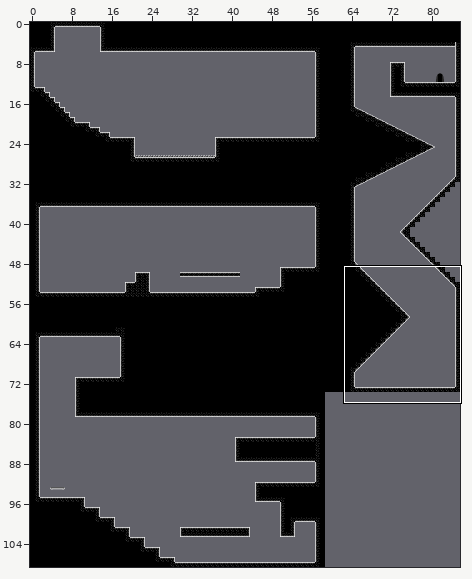
One commit to this Tiled map: assets/Data/Map/redzone.tmx. The first picture is a wide view before the edit; the outline marks the close-up.
Close-up. First the earlier version:
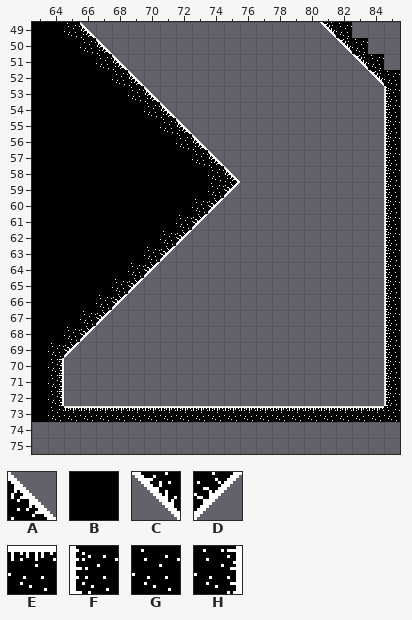
Cells are 16x16 px. Shown: x 63..85, y 49..75. The commit also changed other parts of the map, which this record leaves out.
Key: from "amproject": A 5, B 6, C 11, D 12, E 15, F 21, G 22, H 23.
_ is an empty cell.
Layer "Tiles" before, first column x 63:
49 BBGA______________CG___
50 BBBGA______________CG__
51 BBBBGA______________CG_
52 BBBBBGA______________CG
53 BBBBBBGA______________F
54 BBBBBBBGA_____________F
55 BBBBBBBBGA____________F
56 BBBBBBBBBGA___________F
57 BBBBBBBBBBGA__________F
58 BBBBBBBBBBBGA_________F
59 BBBBBBBBBBBGD_________F
60 BBBBBBBBBBGD__________F
61 BBBBBBBBBGD___________F
62 BBBBBBBBGD____________F
63 BBBBBBBGD_____________F
64 BBBBBBGD______________F
65 BBBBBGD_______________F
66 BBBBGD________________F
67 BBBGD_________________F
68 BBGD__________________F
69 BGD___________________F
70 BH____________________F
71 BH____________________F
72 BH____________________F
73 BGEEEEEEEEEEEEEEEEEEEEG
74 _______________________
75 _______________________
Now the later version:
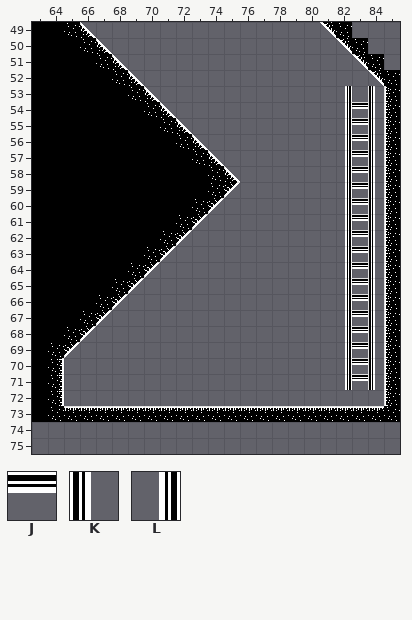
Further tiles: from "amproject": J 19, K 19 turned 270, L 19 turned 90.
Change:
Layer "Tiles":
Tile J is added in rows 54 to 71 at x 83.
Tile K is added in rows 53 to 71 at x 84.
Tile L is added in rows 53 to 71 at x 82.
